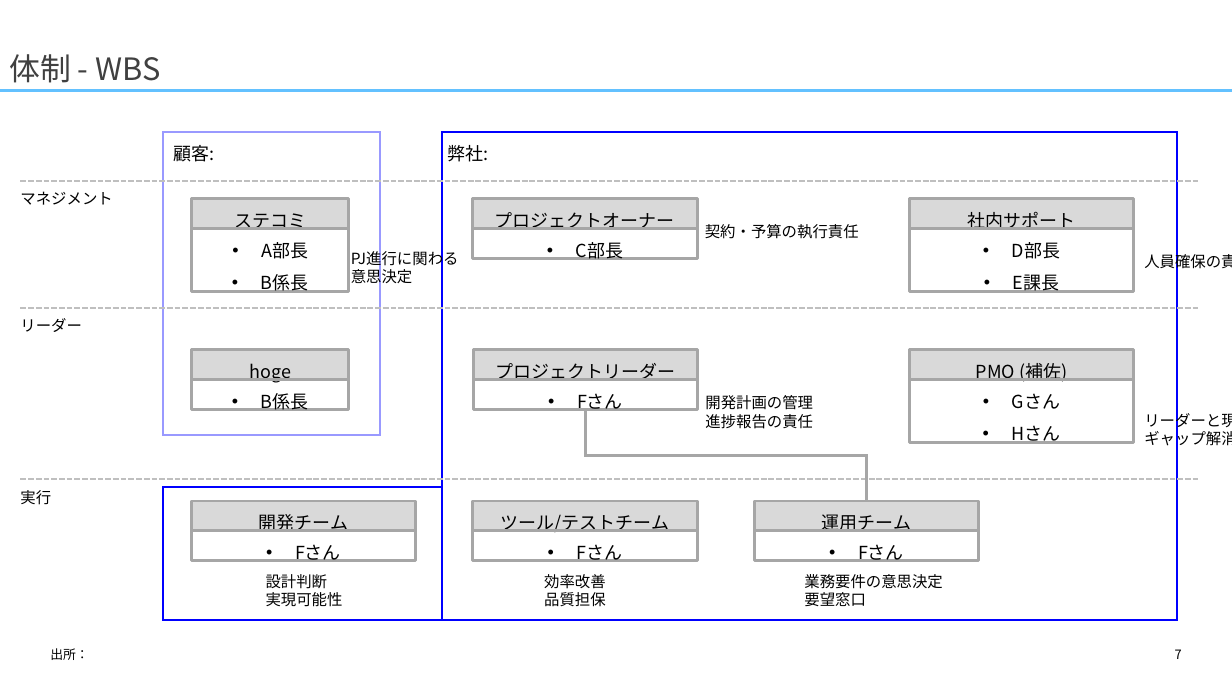
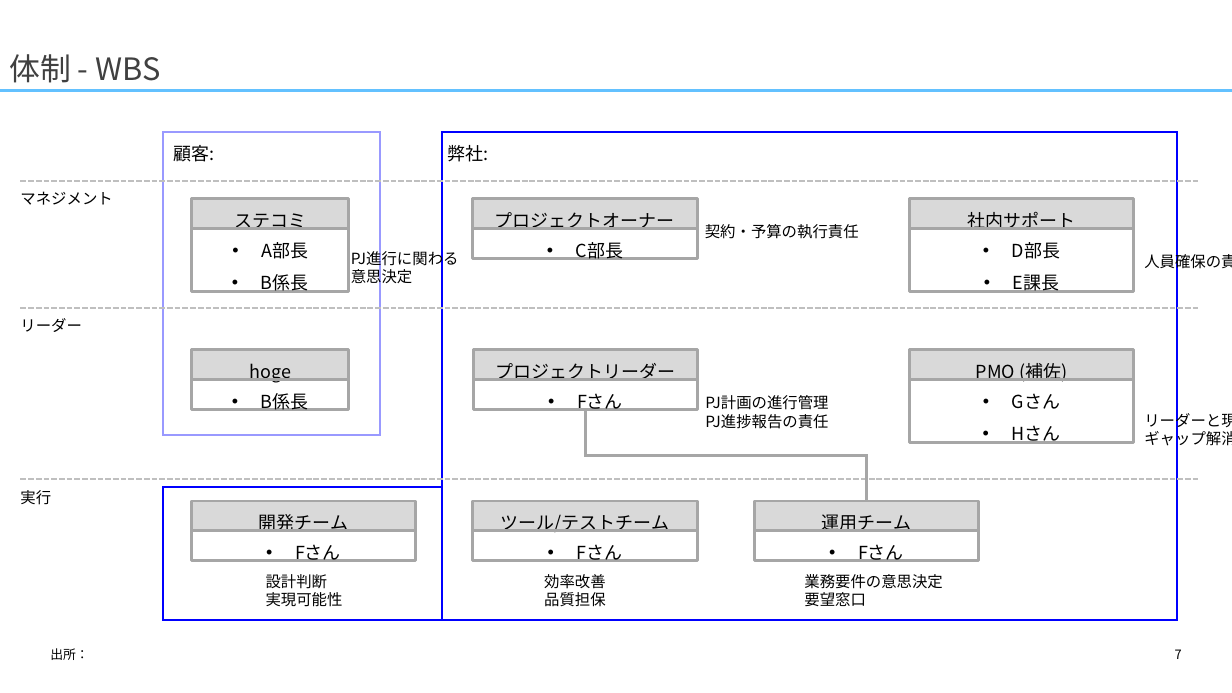
Before and after one commit to yuzucha16/dotfiles, a slide deck: slide 7 of office/Blank.potx. Drawn at 1232x693 pixels with LibreOffice and Linux fonts; fonts in the diff are those of the drawing. Boxes give left, top, right and bottom in pixels: in the first picture for what was removed or moved away, otherwise in the second. Text is boxed around its words. In the diff, an @@ line names an element or a change of style, - is before the commit and + after.

Commit message:
[pptx] wbs

```diff
--- a/office/Blank.potx
+++ b/office/Blank.potx
@@ text at (705,395,828,429): text changed @@
-開発計画の管理
-進捗報告の責任
+PJ計画の進行管理
+PJ進捗報告の責任
```
